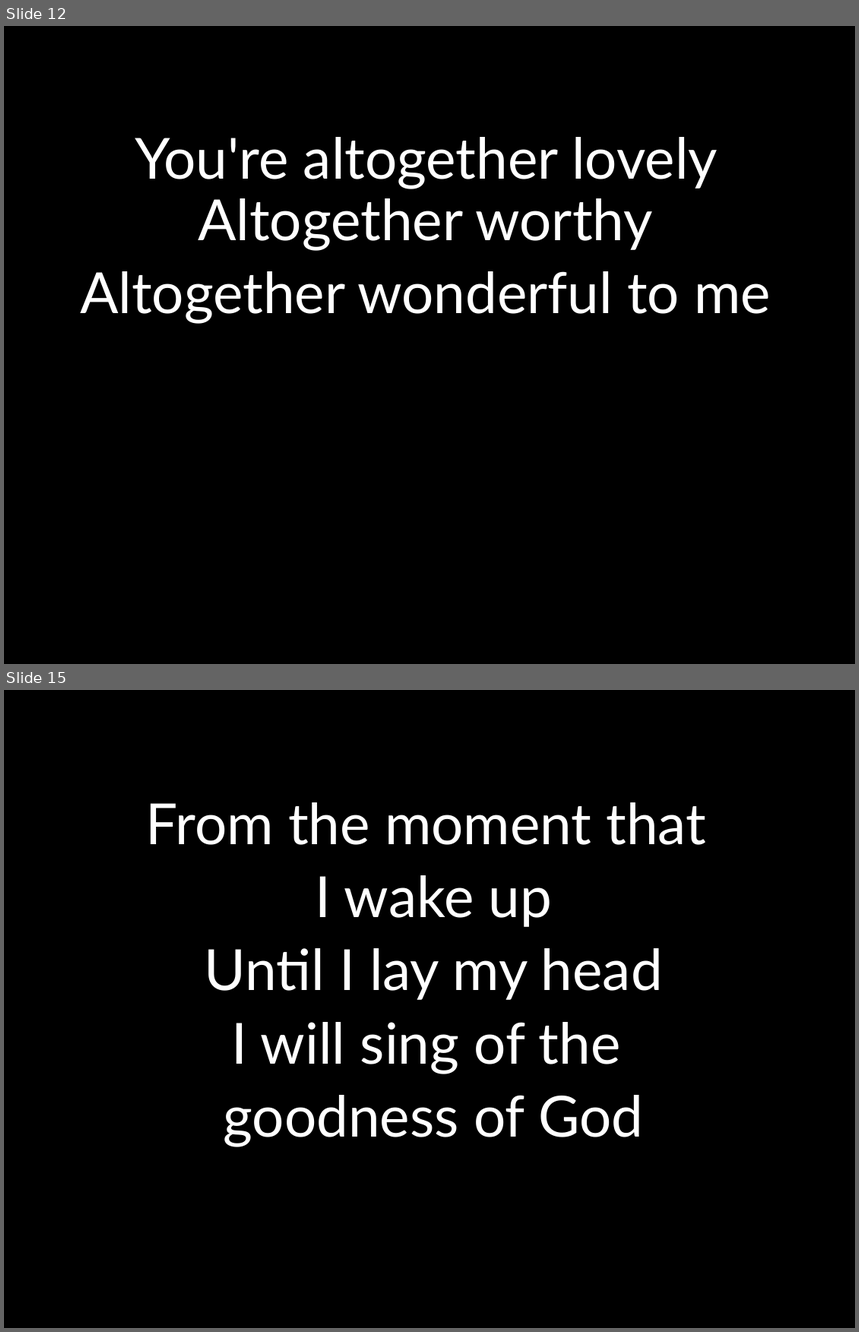
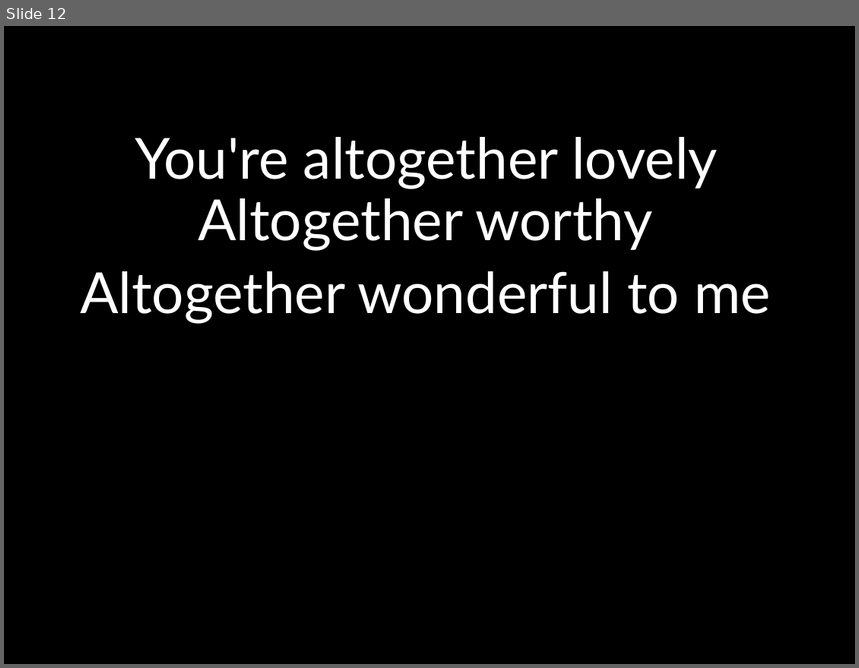
Before and after one commit to kendall412/worship, a slide deck: Here I am to Worship.pptx. Shown one above the other, each under a label of ours: slides 12 and 15 before the commit, slide 12 after it; the slides between them are not shown. The pictures are 859x1332 and 859x668 pixels, drawn with LibreOffice and Linux fonts; fonts in the diff are those of the drawing. Boxes give left, top, right and bottom in pixels: in the first picture for what was removed or moved away, otherwise in the second. Text is boxed around its words. In the diff, an @@ line names an element or a change of style, - is before the commit and + after.

```diff
--- a/Here I am to Worship.pptx
+++ b/Here I am to Worship.pptx
@@ slide 15 removed at (4,690,855,1328), background #000000 @@
@@ subtitle removed at (146,802,707,1148) @@
-From the moment that
-I wake up
-Until I lay my head
-I will sing of the
-goodness of God
```
Also in this commit, not shown: 45 other slides removed, 2 other files.
